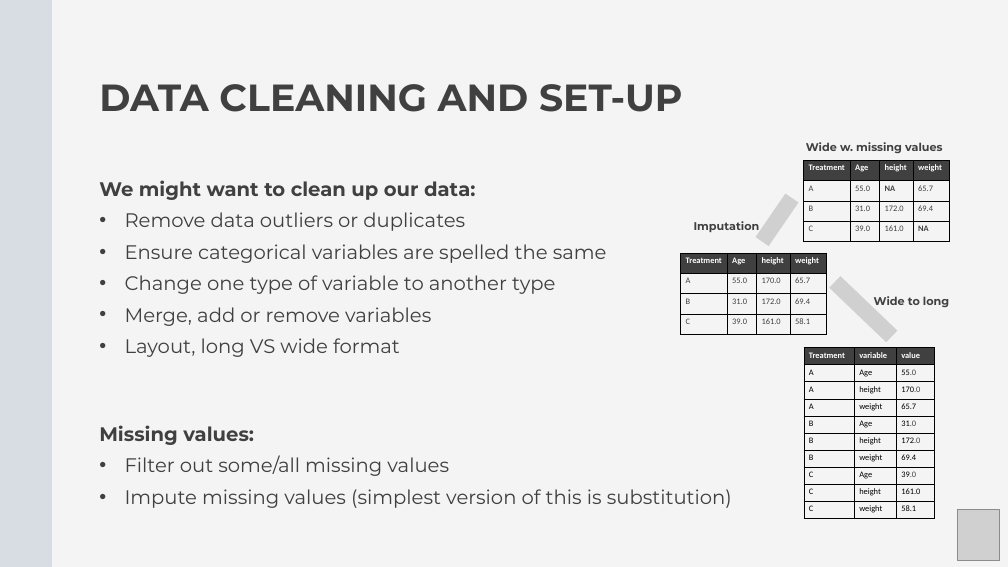
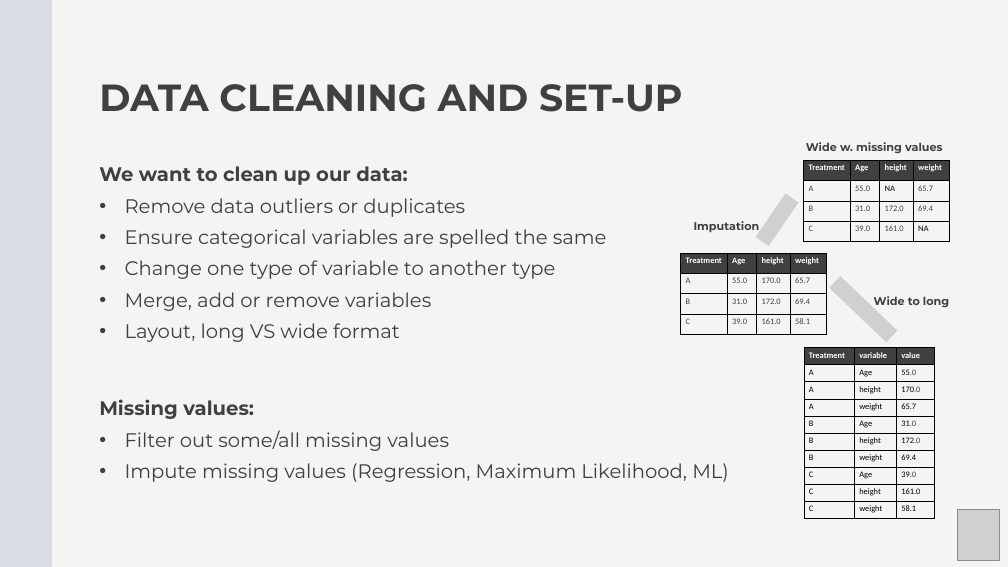
Before and after one commit to Center-for-Health-Data-Science/Foundations-of-Health-Data-Science, a slide deck: slide 30 of Slides/FHDS_Exploratory_Data_Analysis_Part2.pptx (slide 31 before the commit). Drawn at 1008x567 pixels with LibreOffice and Linux fonts; fonts in the diff are those of the drawing; grey boxes stand for pictures. Boxes give left, top, right and bottom in pixels: in the first picture for what was removed or moved away, otherwise in the second. Text is boxed around its words. In the diff, an @@ line names an element or a change of style, - is before the commit and + after.

```diff
--- a/Slides/FHDS_Exploratory_Data_Analysis_Part2.pptx
+++ b/Slides/FHDS_Exploratory_Data_Analysis_Part2.pptx
@@ text at [99,166,407,185]: text changed @@
-We might want to clean up our data:
+We want to clean up our data:
@@ text "We want to clean up ...": place and size @@
-text "We want to clean up ..." at [99,180,607,357]
+text "We want to clean up ..." at [99,166,607,342]
@@ text "Missing values:": place and size @@
-text "Missing values:" at [99,425,732,508]
+text "Missing values:" at [99,399,729,482]
@@ text at [125,463,729,482]: text changed @@
-• Impute missing values (simplest version of this is substitution)
+• Impute missing values (Regression, Maximum Likelihood, ML)
```
Also in this commit, not shown: 15 other slides changed, 2 slides added, 1 slide removed, 1 other file.
